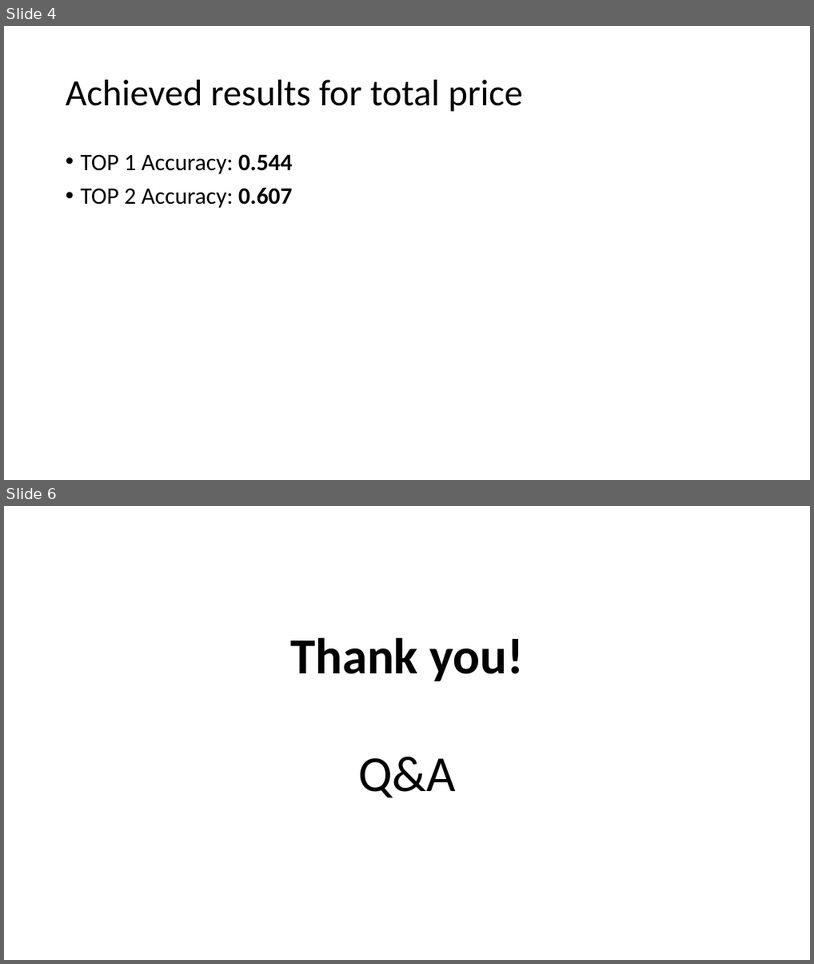
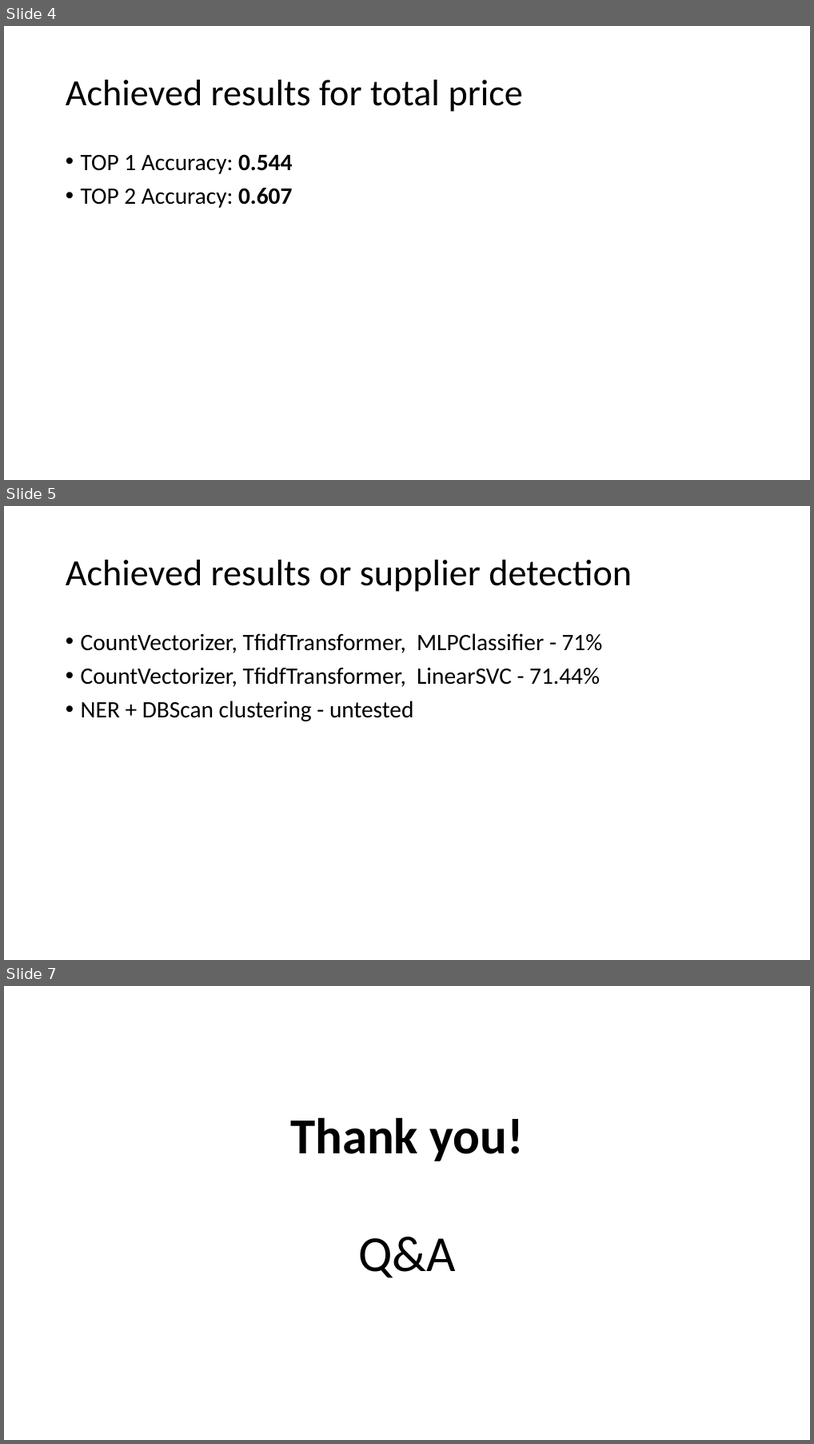
Before and after one commit to v-zmiycharov/datathon-receipt-bank, a slide deck: Bankers.pptx. Shown one above the other, each under a label of ours: slides 4 and 6 before the commit, slides 4, 5 and 7 after it; the slides between them are not shown. The pictures are 814x964 and 814x1444 pixels, drawn with LibreOffice and Linux fonts; fonts in the diff are those of the drawing. Boxes give left, top, right and bottom in pixels: in the first picture for what was removed or moved away, otherwise in the second. Text is boxed around its words. In the diff, an @@ line names an element or a change of style, - is before the commit and + after.

```diff
--- a/Bankers.pptx
+++ b/Bankers.pptx
@@ slide 5 added at [4,506,810,960], background #FFFFFF @@
@@ title added at [66,560,632,592], 44 pt, text #000000 @@
+Achieved results or supplier detection
@@ text added at [81,633,603,721], 28 pt, text #000000 @@
+• CountVectorizer, TfidfTransformer, MLPClassifier - 71%
+• CountVectorizer, TfidfTransformer, LinearSVC - 71.44%
+• NER + DBScan clustering - untested
@@ what was slide 6 is now slide 7 @@
```
Also in this commit, not shown: 2 slides changed, 1 other slide added, 1 slide removed.
